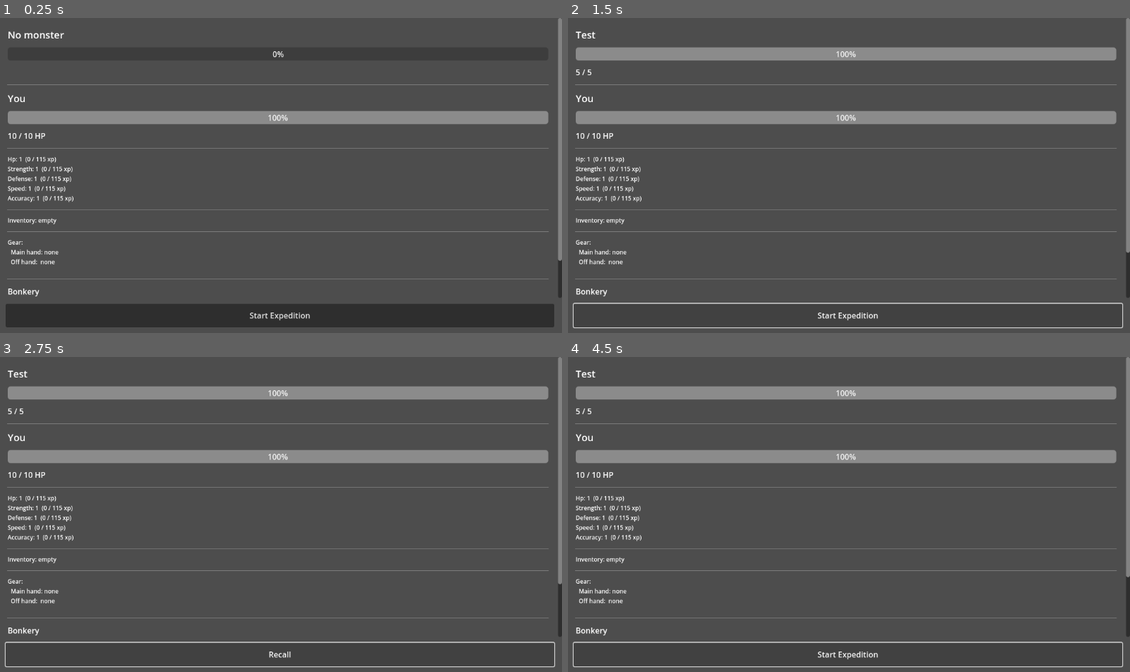
Above: before the commit, frames 1-4 (two rows, left to right).
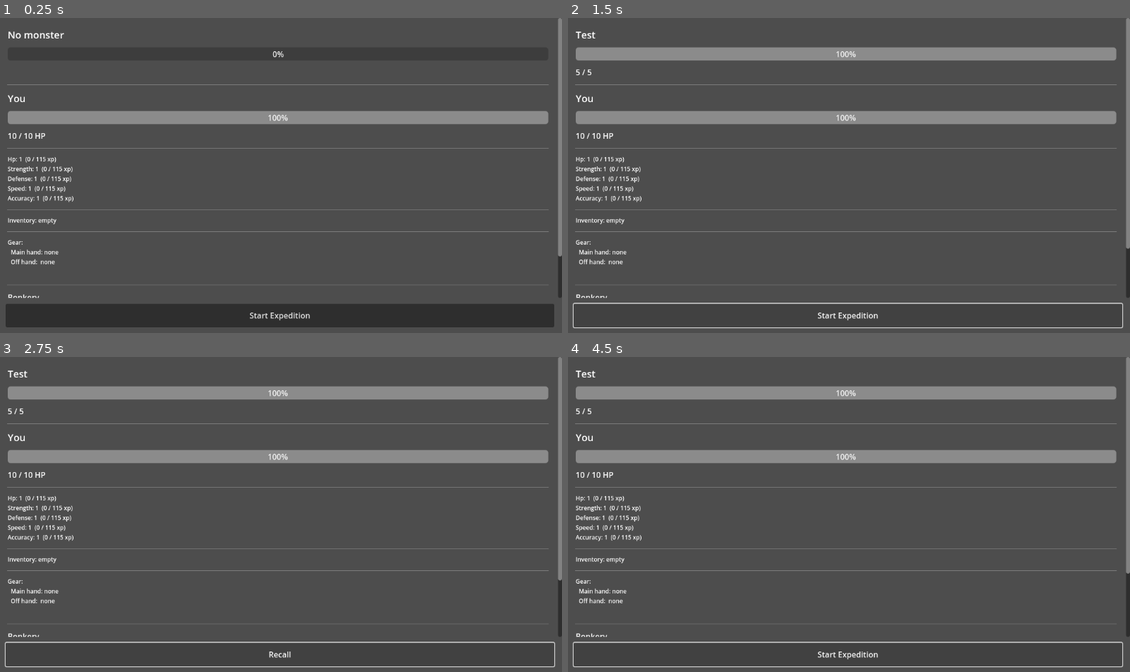
Above: after the commit, the same moments.

Repository: NicDoh/BONK
Game: Godot game, scene res://scenes/Main.tscn
Two runs of this game, one before a commit and one after it. Both use one fixed random seed, a clock stepped at 60 frames per second and the inputs below.
Inputs:
- Up to frame 1 (0.25 s): no input
- Up to frame 2 (1.5 s): click "Start Expedition" at 0.5 s; click "Recall" at 1.25 s
- Up to frame 3 (2.75 s): click "Start Expedition" at 2 s
- Up to frame 4 (4.5 s): click "Recall" at 2.75 s; click "Start Expedition" at 3.5 s; click "Recall" at 4.25 s

The runs differ from the first frame. In frame 1, 0.3% of the frame differs, in the area x 1-100%, y 75-90%; in frame 2, 0.3%; in frame 3, 0.3%; in frame 4, 0.3%.

Commit message:
Tilføj unequip, ResourceRegistry fix og gear UI forbedringer
Co-Authored-By: Claude Sonnet 4.6 <noreply@anthropic.com>

Diff:
--- a/bonk/autoloads/CharacterManager.gd
+++ b/bonk/autoloads/CharacterManager.gd
@@ -82,6 +82,12 @@
 		GearData.Slot.OFF_HAND:  equipped_off_hand = gear
 	recalculate_max_hp()
 
+func unequip(slot: GearData.Slot) -> void:
+	match slot:
+		GearData.Slot.MAIN_HAND: equipped_main_hand = null
+		GearData.Slot.OFF_HAND:  equipped_off_hand = null
+	recalculate_max_hp()
+
 func serialize() -> Dictionary:
 	return {
 		"stats": stats.duplicate(true),
--- a/bonk/scenes/Main.gd
+++ b/bonk/scenes/Main.gd
@@ -101,6 +101,11 @@
 	_equip_container = VBoxContainer.new()
 	_equip_container.add_theme_constant_override("separation", 4)
 	inner.add_child(_equip_container)
+
+	_unequip_container = VBoxContainer.new()
+	_unequip_container.add_theme_constant_override("separation", 4)
+	inner.add_child(_unequip_container)
+
 	_refresh_gear()
 
 	inner.add_child(HSeparator.new())
@@ -281,6 +286,25 @@
 	lines.append("  Main hand: %s" % (main.name if main else "none"))
 	lines.append("  Off hand:  %s" % (off.name if off else "none"))
 	gear_label.text = "\n".join(lines)
+	if _unequip_container:
+		_rebuild_unequip_buttons(_unequip_container)
+	_rebuild_equip_buttons()
+
+func _rebuild_unequip_buttons(container: VBoxContainer) -> void:
+	for child in container.get_children():
+		child.queue_free()
+	var main := CharacterManager.equipped_main_hand
+	var off := CharacterManager.equipped_off_hand
+	if main:
+		var btn := Button.new()
+		btn.text = "Unequip %s" % main.name
+		btn.pressed.connect(func(): CharacterManager.unequip(GearData.Slot.MAIN_HAND); _refresh_gear(); _refresh_stats())
+		container.add_child(btn)
+	if off:
+		var btn := Button.new()
+		btn.text = "Unequip %s" % off.name
+		btn.pressed.connect(func(): CharacterManager.unequip(GearData.Slot.OFF_HAND); _refresh_gear(); _refresh_stats())
+		container.add_child(btn)
 
 func _refresh_inventory() -> void:
 	var all := InventoryManager.get_all_items()
@@ -300,6 +324,7 @@
 	_rebuild_equip_buttons()
 
 var _equip_container: VBoxContainer = null
+var _unequip_container: VBoxContainer = null
 
 func _rebuild_equip_buttons() -> void:
 	if _equip_container == null:
